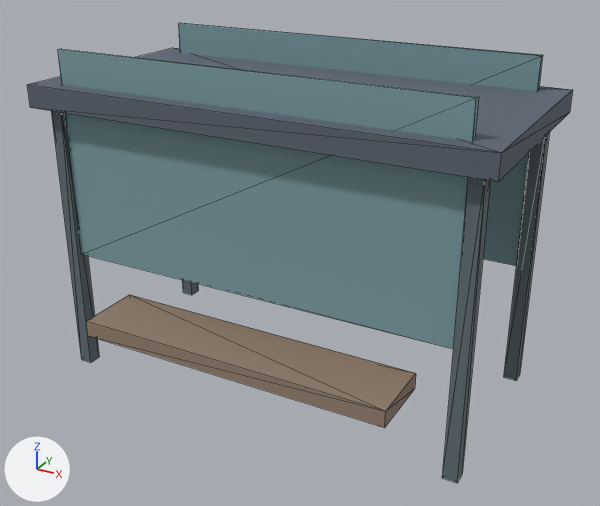
One commit to the glTF model assets/env/town/bus_shelter.glb: the scene before it, then after it.
Camera for both pictures: a 50 mm camera at (2.8, -5.05, 3.53) aimed at (0.1, -0.13, 1.07). Every picture has the same lights, and +X, +Y and +Z are marked at lower left. The picture after the commit comes second. Mesh edges are drawn as thin lines.

In view in the first picture: 'bus_shelter'.
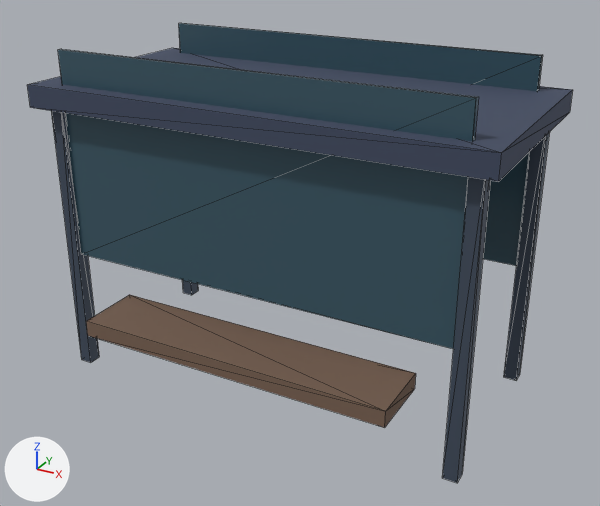
Changed parts and their boxes (x1, y1, x2, y2) in the pictures (600 x 506 px):
'bus_shelter', recoloured, surface changed (greyish cyan to dark blue): (27, 23, 573, 483) in both

Edits to the bpy script that builds the scene:
```text
Change mat_metal_dark:
    mat_metal_dark.base_color: (0.12, 0.16, 0.18) -> (0.0612, 0.0844, 0.125)  # greyish blue #616f76 -> dark blue #465263
Change mat_roof:
    mat_roof.base_color: (0.105, 0.13, 0.17) -> (0.0529, 0.0704, 0.122)  # greyish blue #5b6573 -> dark blue #414b62
Change mat_glass:
    mat_glass.base_color: (0.2, 0.34, 0.37) -> (0.0467, 0.105, 0.141)  # greyish cyan #7c9ea4 -> dark blue #3d5b69
    mat_glass.roughness: 0.86 -> 0.28
    mat_glass.metallic: 0.0 -> 0.12
Change mat_wood_mid:
    mat_wood_mid.base_color: (0.3, 0.22, 0.16) -> (0.191, 0.12, 0.0823)  # brown #95816f -> brown #796151
    mat_wood_mid.roughness: 0.86 -> 0.91
```
